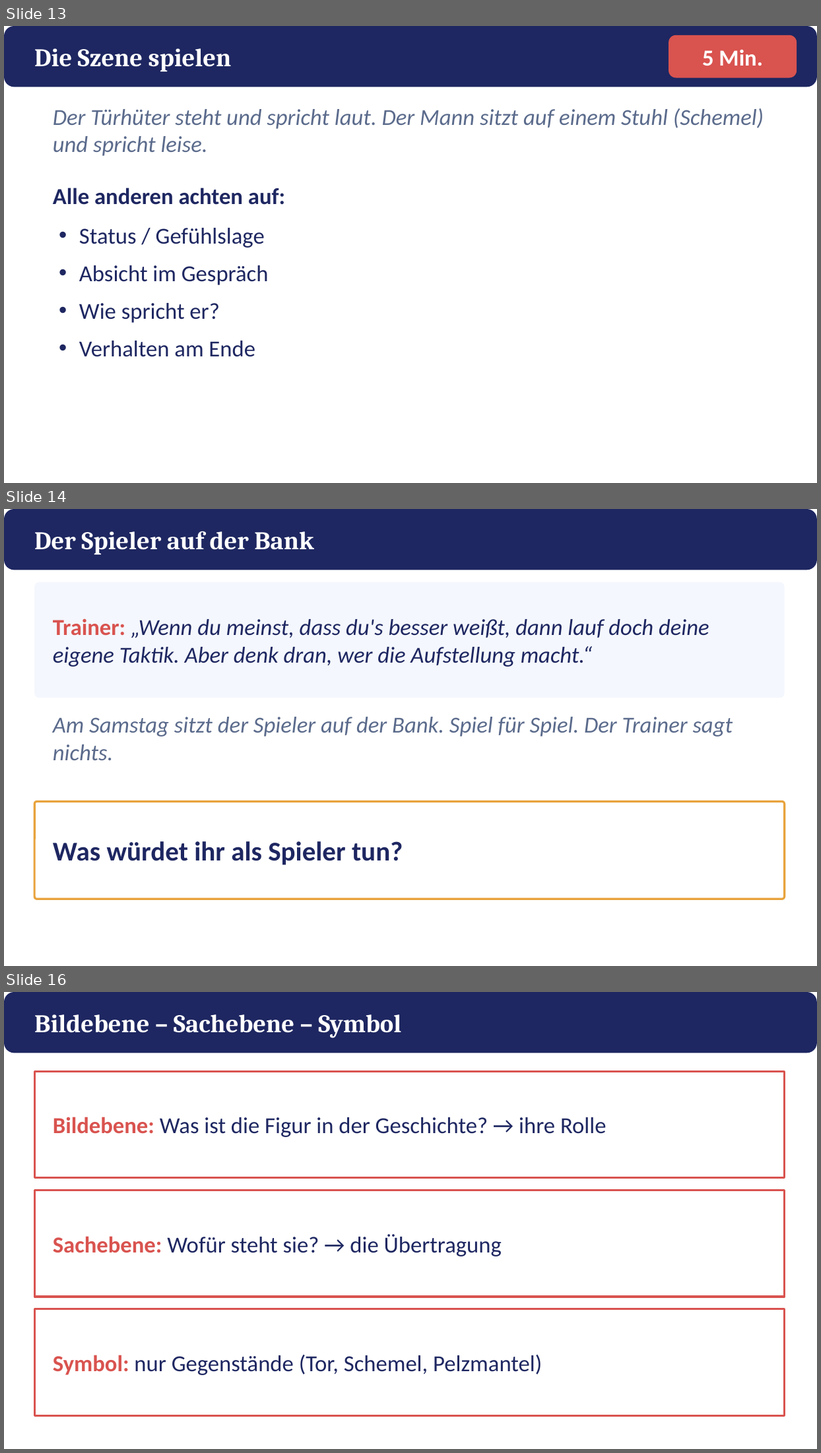
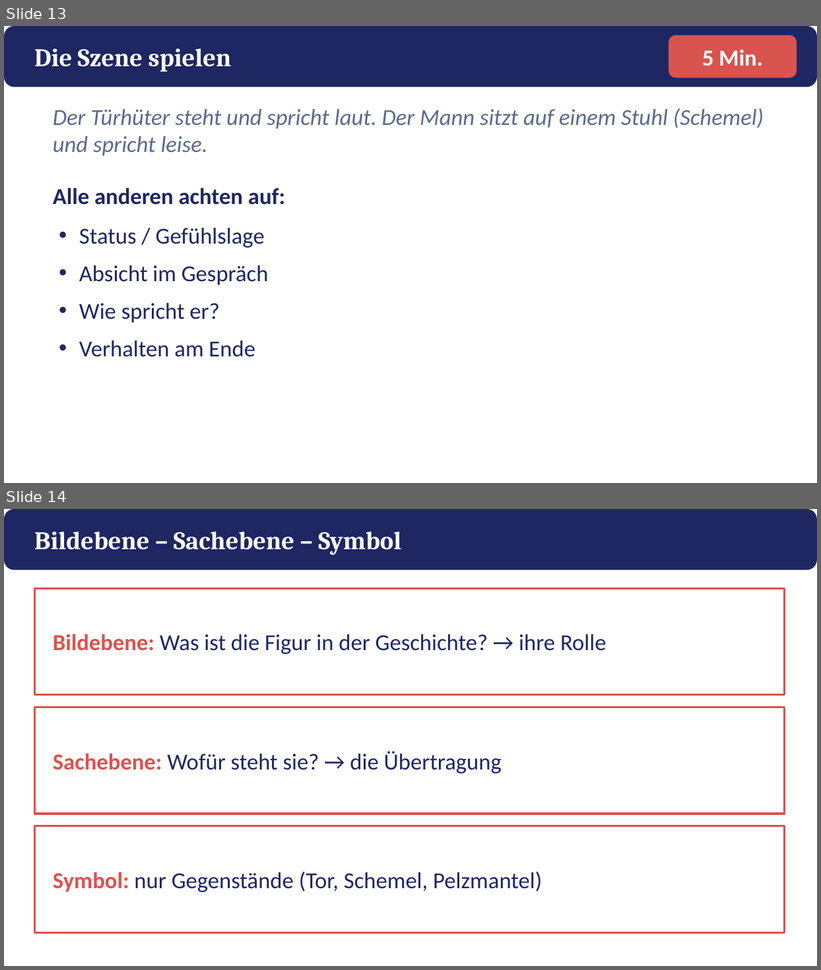
Before and after one commit to golzkonstantin-gif/Schule, a slide deck: Deutsch_11/Kafka_Vor_dem_Gesetz/Macht_Ohnmacht/Praesentation_Macht_Ohnmacht.pptx. Shown one above the other, each under a label of ours: slides 13, 14 and 16 before the commit, slides 13 and 14 after it; the slides between them are not shown. The pictures are 821x1453 and 821x970 pixels, drawn with LibreOffice and Linux fonts; fonts in the diff are those of the drawing. Boxes give left, top, right and bottom in pixels: in the first picture for what was removed or moved away, otherwise in the second. Text is boxed around its words. In the diff, an @@ line names an element or a change of style, - is before the commit and + after.

```diff
--- a/Deutsch_11/Kafka_Vor_dem_Gesetz/Macht_Ohnmacht/Praesentation_Macht_Ohnmacht.pptx
+++ b/Deutsch_11/Kafka_Vor_dem_Gesetz/Macht_Ohnmacht/Praesentation_Macht_Ohnmacht.pptx
@@ slide 14 removed at bbox=[4, 509, 817, 966], background #FFFFFF @@
@@ rounded rectangle removed at bbox=[4, 509, 817, 570] @@
@@ text removed at bbox=[34, 531, 314, 555] @@
-Der Spieler auf der Bank
@@ rounded rectangle removed at bbox=[34, 582, 785, 698] @@
@@ text removed at bbox=[53, 619, 710, 667] @@
-Trainer: „Wenn du meinst, dass du's besser weißt, dann lauf doch deine eigene Taktik. Aber denk dran, wer die Aufstellung macht.“
@@ text removed at bbox=[53, 717, 733, 760] @@
-Am Samstag sitzt der Spieler auf der Bank. Spiel für Spiel. Der Trainer sagt nichts.
@@ rounded rectangle removed at bbox=[34, 802, 785, 900] @@
@@ text removed at bbox=[53, 842, 403, 865] @@
-Was würdet ihr als Spieler tun?
@@ what was slide 16 is now slide 14 @@
```
Also in this commit, not shown: 1 other slide removed, 7 other files.
